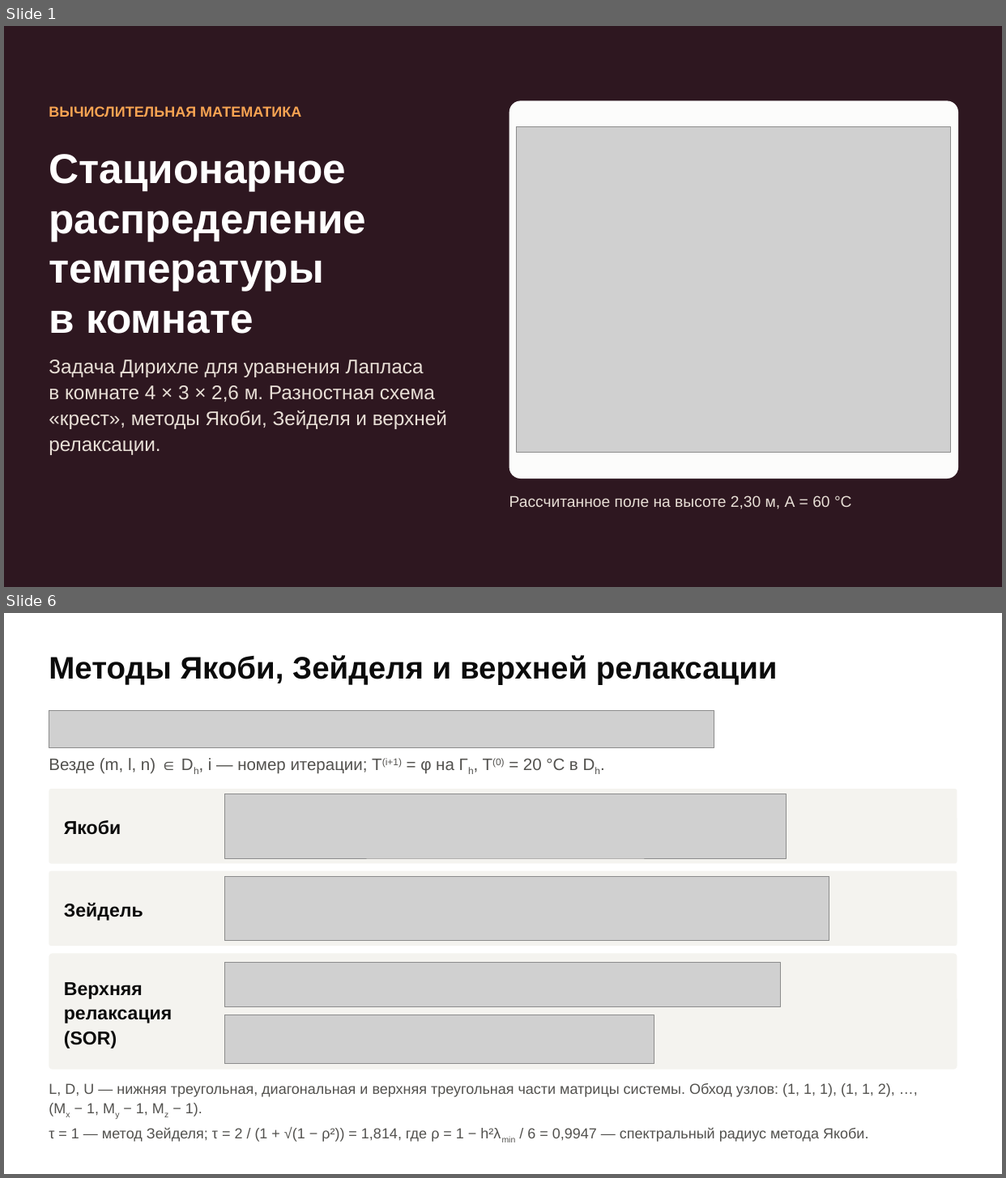
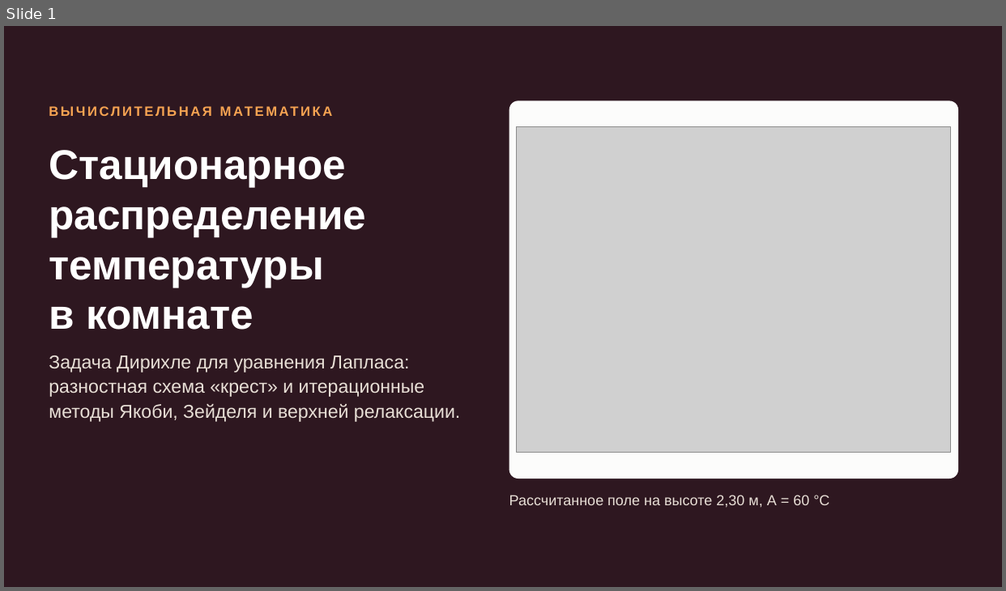
Before and after one commit to terMorel/computational-mathematics, a slide deck: PDE-Solver/presentation/PDE-Solver.pptx. Shown one above the other, each under a label of ours: slides 1 and 6 before the commit, slide 1 after it; the slides between them are not shown. The pictures are 1006x1178 and 1006x591 pixels, drawn with LibreOffice and Linux fonts; fonts in the diff are those of the drawing; grey boxes stand for pictures. Boxes give left, top, right and bottom in pixels: in the first picture for what was removed or moved away, otherwise in the second. Text is boxed around its words. In the diff, an @@ line names an element or a change of style, - is before the commit and + after.

```diff
--- a/PDE-Solver/presentation/PDE-Solver.pptx
+++ b/PDE-Solver/presentation/PDE-Solver.pptx
@@ slide 6 removed at (4, 613, 1002, 1174), background #FFFFFF @@
@@ text removed at (49, 655, 778, 685) @@
-Методы Якоби, Зейделя и верхней релаксации
@@ picture removed at (49, 710, 714, 747) @@
@@ text removed at (49, 758, 578, 774) @@
-Везде (m, l, n) ∈ Dh, i — номер итерации; T(i+1) = φ на Γh, T(0) = 20 °C в Dh.
@@ rounded rectangle removed at (49, 789, 957, 864) @@
@@ picture removed at (225, 794, 786, 858) @@
@@ text removed at (64, 820, 121, 835) @@
-Якоби
@@ rounded rectangle removed at (49, 871, 957, 946) @@
@@ picture removed at (225, 876, 829, 941) @@
@@ text removed at (64, 902, 143, 921) @@
-Зейдель
@@ rounded rectangle removed at (49, 954, 957, 1070) @@
@@ picture removed at (225, 963, 780, 1007) @@
@@ text removed at (64, 982, 172, 1049) @@
-Верхняя релаксация (SOR)
@@ picture removed at (225, 1016, 654, 1064) @@
@@ text removed at (49, 1084, 895, 1142) @@
-L, D, U — нижняя треугольная, диагональная и верхняя треугольная части матрицы системы. Обход узлов: (1, 1, 1), (1, 1, 2), …, (Mx − 1, My − 1, Mz − 1).
-τ = 1 — метод Зейделя; τ = 2 / (1 + √(1 − ρ²)) = 1,814, где ρ = 1 − h²λmin / 6 = 0,9947 — спектральный радиус метода Якоби.
@@ slide 1 changed as well @@
@@ text "ВЫЧИСЛИТЕЛЬНАЯ МАТЕМАТИКА" at (49, 101, 491, 130): size 14 to 13 pt, letter spacing 0 to 2 pt @@
@@ text "Стационарное распределение температуры в комнате": place and size @@
-text "Стационарное распределение температуры в комнате" at (49, 154, 366, 334)
+text "Стационарное распределение температуры в комнате" at (49, 150, 366, 330)
@@ text at (49, 356, 460, 422): text changed; size 19 to 18 pt @@
-Задача Дирихле для уравнения Лапласа в комнате 4 × 3 × 2,6 м. Разностная схема «крест», методы Якоби, Зейделя и верхней релаксации.
+Задача Дирихле для уравнения Лапласа: разностная схема «крест» и итерационные методы Якоби, Зейделя и верхней релаксации.
@@ text "Рассчитанное поле на высоте 2,30 ..." at (509, 495, 829, 508): size 15 to 14 pt @@
```
Also in this commit, not shown: 3 other slides changed, 9 slides added, 7 other slides removed, 2 other files.
